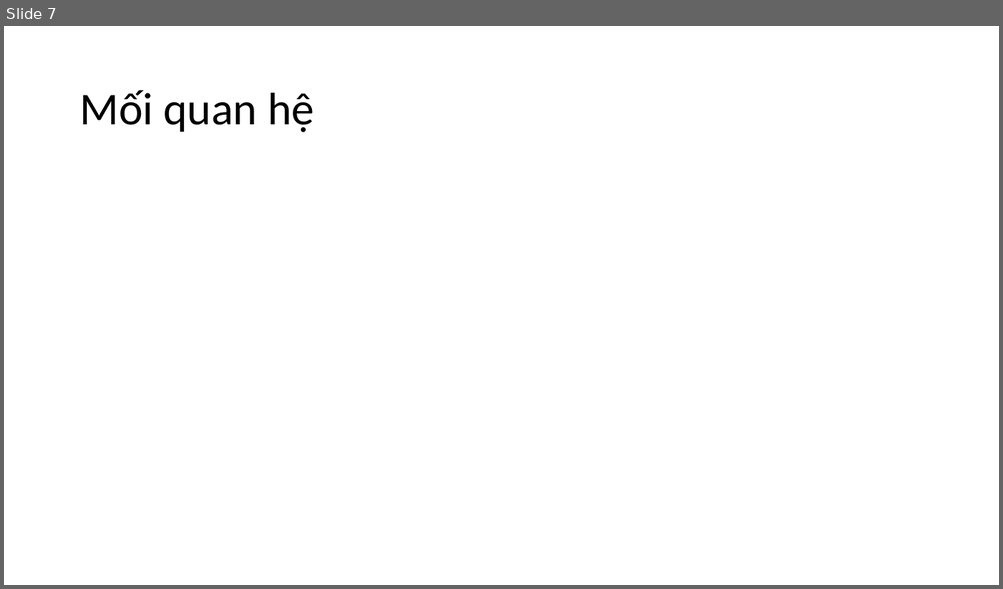
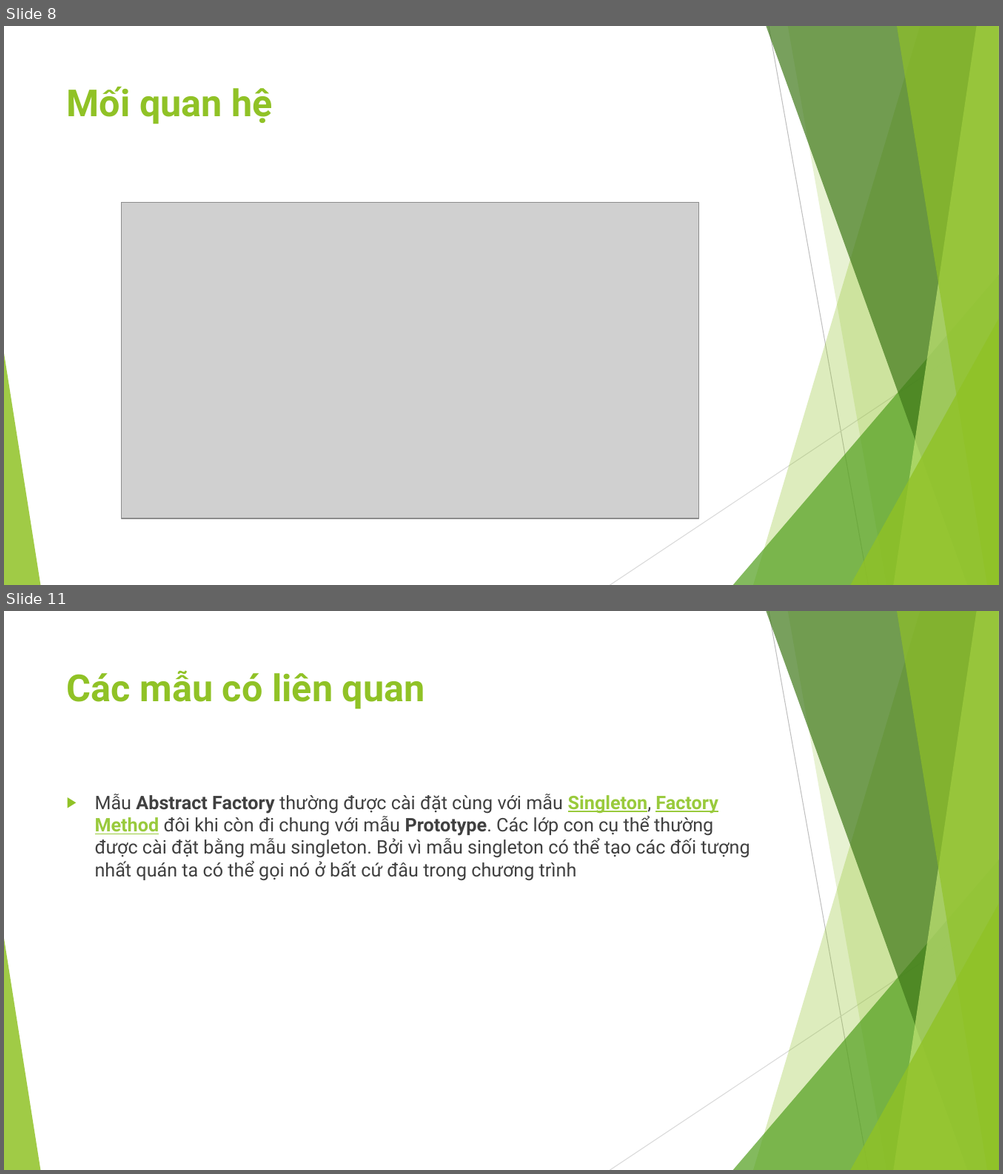
Before and after one commit to ChrisJamison/design_pattern, a slide deck: Báo cáo cuối kỳ/1. Abstract Fatory/Slide.pptx. Shown one above the other, each under a label of ours: slide 7 before the commit, slides 8 and 11 after it; the slides between them are not shown. The pictures are 1003x589 and 1003x1174 pixels, drawn with LibreOffice and Linux fonts; fonts in the diff are those of the drawing; grey boxes stand for pictures. Boxes give left, top, right and bottom in pixels: in the first picture for what was removed or moved away, otherwise in the second. Text is boxed around its words. In the diff, an @@ line names an element or a change of style, - is before the commit and + after.

Commit message:
Updated Abstract Factory (báo cáo + slide)

```diff
--- a/Báo cáo cuối kỳ/1. Abstract Fatory/Slide.pptx
+++ b/Báo cáo cuối kỳ/1. Abstract Fatory/Slide.pptx
@@ slide 11 added at <box>4,611,999,1170</box>, background #FFFFFF; not listed: 10 template elements that a slide beside it also shows @@
@@ title added at <box>67,670,425,709</box>, 36 pt, text #90C226, bold @@
+Các mẫu có liên quan
@@ text added at <box>95,794,749,881</box>, 18 pt, text #404040 @@
+▶ Mẫu Abstract Factory thường được cài đặt cùng với mẫu Singleton, Factory Method đôi khi còn đi chung với mẫu Prototype. Các lớp con cụ thể thường được cài đặt bằng mẫu singleton. Bởi vì mẫu singleton có thể tạo các đối tượng nhất quán ta có thể gọi nó ở bất cứ đâu trong chương trình
@@ what was slide 7 is now slide 8 @@
@@ slide 8 changed as well @@
@@ title "Mối quan hệ": place and size @@
-title "Mối quan hệ" at <box>79,90,314,133</box>
+title "Mối quan hệ" at <box>67,87,273,124</box>
@@ title "Mối quan hệ" at <box>67,87,273,124</box>: size 44 to 36 pt, font Calibri to Roboto, text colour #000000 to #90C226, bold on; line spacing 0.9 to 1; vertical alignment middle to top @@
@@ picture added at <box>121,202,699,518</box> @@
@@ group added at <box>4,26,999,585</box>: 5 freeform shapes, 3 triangles, 2 lines @@
```
Also in this commit, not shown: 7 other slides changed, 4 other slides added, 3 slides removed, 1 other file.
